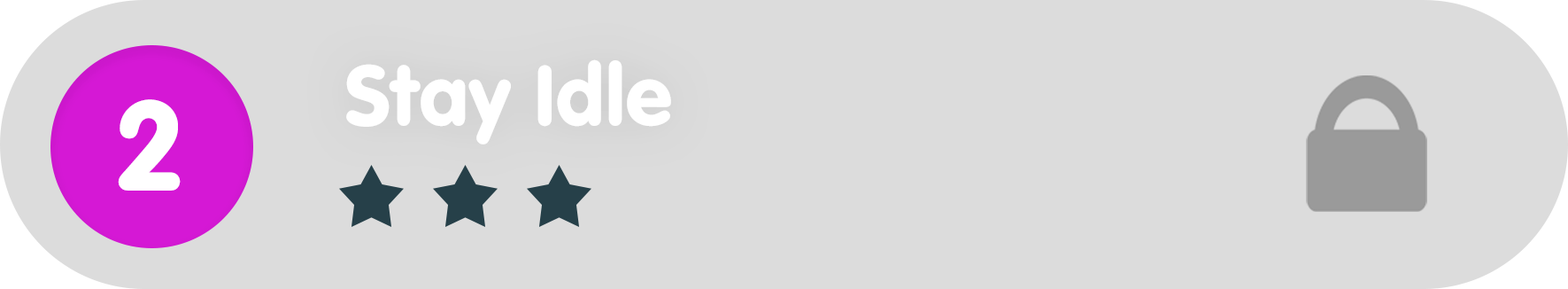
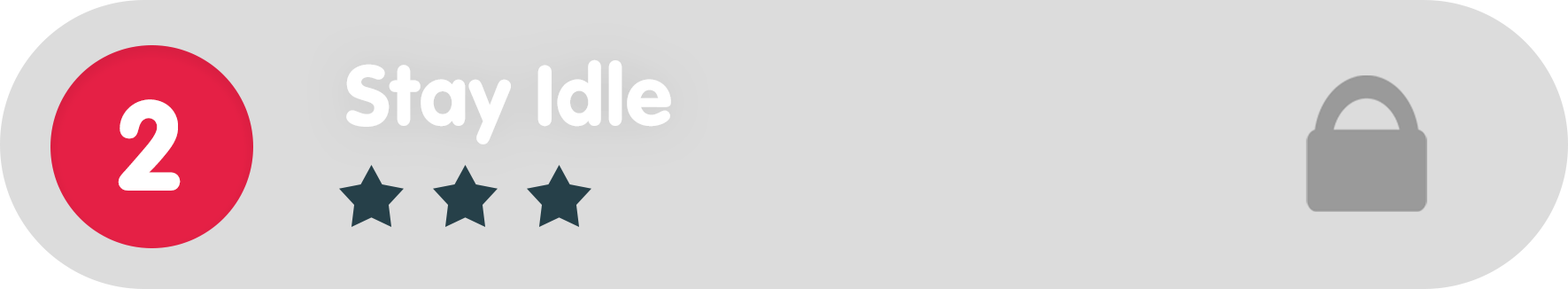
Two versions of the same layered image (1568 × 289). Layer-by-layer changes:
painted on "Ellipse_green" over (x1=50, y1=45, x2=254, y2=248)
